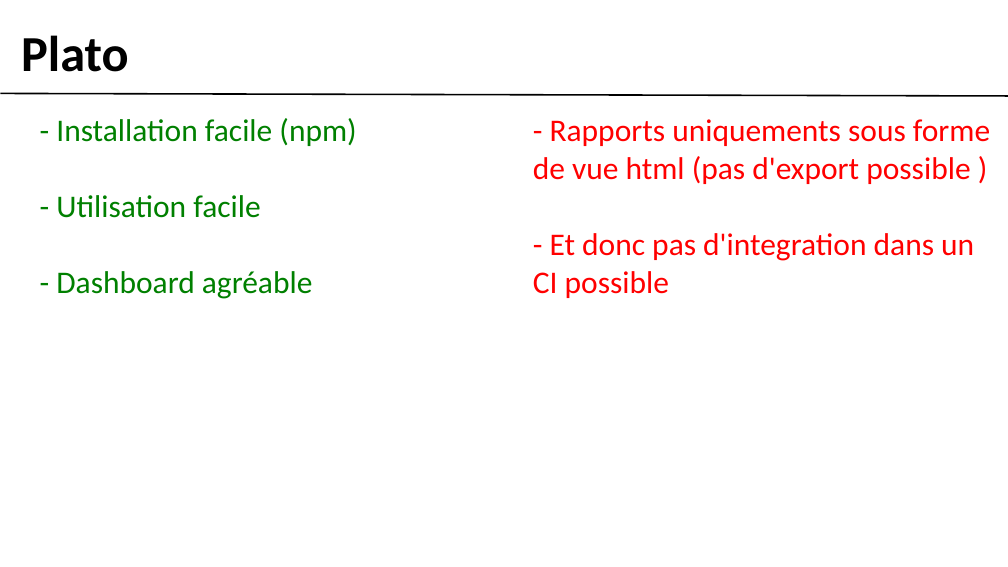
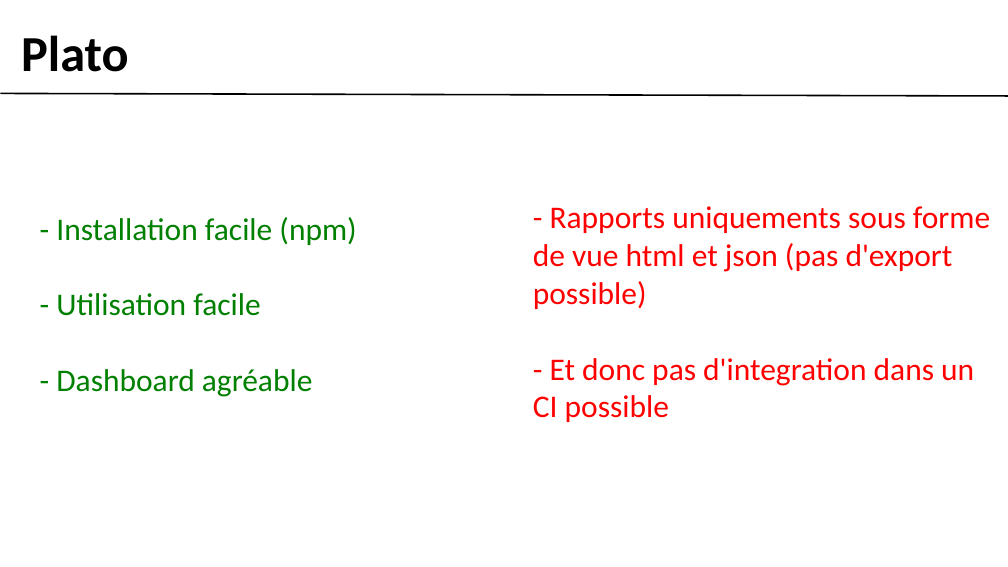
Before and after one commit to gobengo/devoxx-panorama-js-testing, a slide deck: slide 9 of doc/coverage_part.ppt. Drawn at 1008x567 pixels with LibreOffice and Linux fonts; fonts in the diff are those of the drawing; background and template pictures are left out. Boxes give left, top, right and bottom in pixels: in the first picture for what was removed or moved away, otherwise in the second. Text is boxed around its words. In the diff, an @@ line names an element or a change of style, - is before the commit and + after.

```diff
--- a/doc/coverage_part.ppt
+++ b/doc/coverage_part.ppt
@@ text "- Installation facile (npm)": place and size @@
-text "- Installation facile (npm)" at (56,118,356,299)
+text "- Installation facile (npm)" at (56,217,356,397)
@@ text "- Rapports uniquements sous forme ...": place and size @@
-text "- Rapports uniquements sous forme ..." at (533,119,990,298)
+text "- Rapports uniquements sous forme ..." at (533,206,990,422)
@@ text at (533,206,990,309): text changed @@
-- Rapports uniquements sous forme de vue html (pas d'export possible )
+- Rapports uniquements sous forme de vue html et json (pas d'export possible)
```
Also in this commit, not shown: 2 other slides changed.
